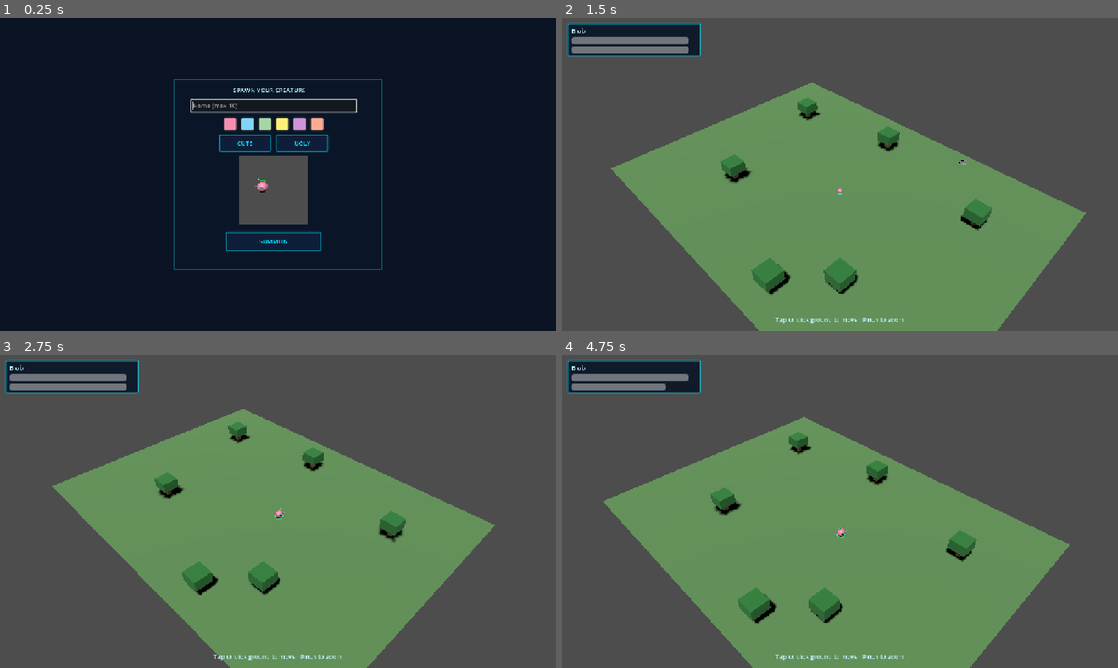
Above: before the commit, frames 1-4 (two rows, left to right).
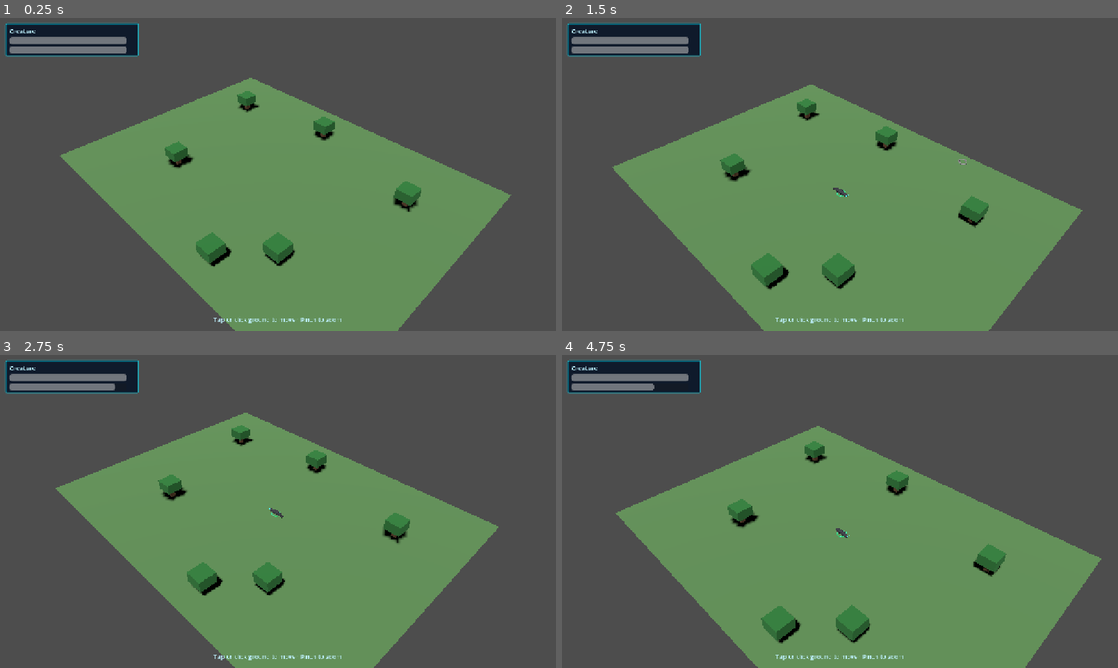
Above: after the commit, the same moments.

Repository: melqudsi/Creature
Game: Godot game, scene res://scenes/main.tscn
The game is run twice, just before and just after one commit, with the same random seed, the same clock (stepped at 60 frames per second) and the same inputs. Before the commit the project starts from res://scenes/ui/creature_create.tscn.
Inputs (mouse positions are in pixels of both pictures, inside the frame that each line leads up to):
- Up to frame 1 (0.25 s): no input
- Up to frame 2 (1.5 s): click (834, 240) at 0.5 s, where only the run before the commit has a clickable "SUMMON"; move the mouse to (962, 158) at 1.27 s; hold S (camera_pan_down) from 1.28 s (still down); click (962, 158) at 1.42 s
- Up to frame 3 (2.75 s): release S (camera_pan_down) at 2 s; drag from (166, 527) to (250, 574) at 2.02 s
- Up to frame 4 (4.75 s): move the mouse to (895, 442) at 2.77 s; hold D (camera_pan_right) 2.78-3.5 s; click (895, 442) at 2.92 s; drag from (812, 574) to (673, 464) at 3.52 s; move the mouse to (1006, 558) at 4.27 s; hold S (camera_pan_down) from 4.28 s (still down); click (1006, 558) at 4.42 s

The runs differ from the first frame. In frame 1, 99% of the frame differs, in the area x 0-100%, y 0-100%; in frame 2, 2.3%; in frame 3, 2.8%; in frame 4, 9.8%.

Commit message:
Boot Godot into default worm and expand agent handoff docs.

Diff:
--- a/creature-godot/project.godot
+++ b/creature-godot/project.godot
@@ -16,7 +16,7 @@
 
 config/name="Creature RTS"
 config/description="SC2-inspired 3D local-first port of Creature"
-run/main_scene="res://scenes/ui/creature_create.tscn"
+run/main_scene="res://scenes/main.tscn"
 config/features=PackedStringArray("4.7", "Forward Plus")
 config/icon="res://icon.svg"
 
--- a/creature-godot/scenes/units/creature.tscn
+++ b/creature-godot/scenes/units/creature.tscn
@@ -1,22 +1,13 @@
-[gd_scene load_steps=8 format=3 uid="uid://creature001"]
+[gd_scene load_steps=5 format=3 uid="uid://creature001"]
 
 [ext_resource type="Script" path="res://scripts/units/creature.gd" id="1_creature"]
-[ext_resource type="Script" path="res://scripts/units/creature_eyes.gd" id="2_eyes"]
 [ext_resource type="Script" path="res://scripts/units/creature_ai.gd" id="3_ai"]
 
-[sub_resource type="SphereMesh" id="SphereMesh_eye"]
-radius = 0.08
-height = 0.16
-
-[sub_resource type="SphereMesh" id="SphereMesh_pupil"]
-radius = 0.035
-height = 0.07
-
 [sub_resource type="TorusMesh" id="TorusMesh_ring"]
-inner_radius = 0.35
-outer_radius = 0.42
-rings = 16
-ring_segments = 32
+inner_radius = 0.22
+outer_radius = 0.28
+rings = 12
+ring_segments = 24
 
 [sub_resource type="BoxMesh" id="BoxMesh_hbar"]
 size = Vector3(0.6, 0.06, 0.02)
@@ -24,58 +15,16 @@
 [node name="Creature" type="Node3D"]
 script = ExtResource("1_creature")
 
-[node name="Body" type="MeshInstance3D" parent="."]
-transform = Transform3D(1, 0, 0, 0, 1, 0, 0, 0, 1, 0, 0.35, 0)
-
-[node name="Fangs" type="Node3D" parent="Body"]
-visible = false
-
-[node name="FangL" type="MeshInstance3D" parent="Body/Fangs"]
-transform = Transform3D(0.7, 0, 0, 0, 1, 0, 0, 0, 0.7, -0.12, -0.05, 0.18)
-mesh = SubResource("BoxMesh_hbar")
-
-[node name="FangR" type="MeshInstance3D" parent="Body/Fangs"]
-transform = Transform3D(0.7, 0, 0, 0, 1, 0, 0, 0, 0.7, 0.12, -0.05, 0.18)
-mesh = SubResource("BoxMesh_hbar")
-
-[node name="Eyes" type="Node3D" parent="."]
-transform = Transform3D(1, 0, 0, 0, 1, 0, 0, 0, 1, 0, 0.45, 0.28)
-script = ExtResource("2_eyes")
-
-[node name="LeftEye" type="Node3D" parent="Eyes"]
-transform = Transform3D(1, 0, 0, 0, 1, 0, 0, 0, 1, -0.14, 0, 0)
-
-[node name="White" type="MeshInstance3D" parent="Eyes/LeftEye"]
-mesh = SubResource("SphereMesh_eye")
-
-[node name="Pupil" type="MeshInstance3D" parent="Eyes/LeftEye"]
-transform = Transform3D(1, 0, 0, 0, 1, 0, 0, 0, 1, 0, 0, 0.04)
-mesh = SubResource("SphereMesh_pupil")
-
-[node name="Lid" type="MeshInstance3D" parent="Eyes/LeftEye"]
-transform = Transform3D(1, 0, 0, 0, 0.15, 0, 0, 0, 1, 0, 0.06, 0.05)
-mesh = SubResource("BoxMesh_hbar")
-
-[node name="RightEye" type="Node3D" parent="Eyes"]
-transform = Transform3D(1, 0, 0, 0, 1, 0, 0, 0, 1, 0.14, 0, 0)
-
-[node name="White" type="MeshInstance3D" parent="Eyes/RightEye"]
-mesh = SubResource("SphereMesh_eye")
-
-[node name="Pupil" type="MeshInstance3D" parent="Eyes/RightEye"]
-transform = Transform3D(1, 0, 0, 0, 1, 0, 0, 0, 1, 0, 0, 0.04)
-mesh = SubResource("SphereMesh_pupil")
-
-[node name="Lid" type="MeshInstance3D" parent="Eyes/RightEye"]
-transform = Transform3D(1, 0, 0, 0, 0.15, 0, 0, 0, 1, 0, 0.06, 0.05)
-mesh = SubResource("BoxMesh_hbar")
+[node name="Body" type="Node3D" parent="."]
 
 [node name="SelectionRing" type="MeshInstance3D" parent="."]
-transform = Transform3D(1, 0, 0, 0, 1, 0, 0, 0, 1, 0, 0.04, 0)
+transform = Transform3D(1, 0, 0, 0, 1, 0, 0, 0, 1, 0, 0.03, 0)
+visible = false
 mesh = SubResource("TorusMesh_ring")
 
 [node name="HealthBar" type="Node3D" parent="."]
-transform = Transform3D(1, 0, 0, 0, 1, 0, 0, 0, 1, 0, 0.85, 0)
+visible = false
+transform = Transform3D(1, 0, 0, 0, 1, 0, 0, 0, 1, 0, 0.55, 0)
 
 [node name="Back" type="MeshInstance3D" parent="HealthBar"]
 mesh = SubResource("BoxMesh_hbar")
@@ -85,7 +34,7 @@
 mesh = SubResource("BoxMesh_hbar")
 
 [node name="SleepFX" type="Node3D" parent="."]
-transform = Transform3D(1, 0, 0, 0, 1, 0, 0, 0, 1, 0, 1.0, 0)
+transform = Transform3D(1, 0, 0, 0, 1, 0, 0, 0, 1, 0, 0.45, 0)
 visible = false
 
 [node name="Z1" type="Label3D" parent="SleepFX"]
--- a/creature-godot/scripts/autoload/game_state.gd
+++ b/creature-godot/scripts/autoload/game_state.gd
@@ -15,6 +15,8 @@
 func _ready() -> void:
 	for pos in GameConfig.TREE_POSITIONS:
 		blocked_tiles.append(pos)
+	if player_data.is_empty():
+		player_data = GameConfig.default_player_data()
 
 func register_creature(creature: Creature, data: Dictionary, is_player: bool = false) -> void:
 	var id: String = data.get("id", str(creature.get_instance_id()))
--- a/creature-godot/scripts/camera/rts_camera.gd
+++ b/creature-godot/scripts/camera/rts_camera.gd
@@ -4,15 +4,17 @@
 @export var follow_smooth := 8.0
 @export var edge_pan_speed := 12.0
 @export var edge_margin := 18
-@export var zoom_min := 5.0
-@export var zoom_max := 32.0
+@export var zoom_min := 8.0
+@export var zoom_max := 40.0
 @export var zoom_step := 1.0
 @export var pinch_zoom_sensitivity := 1.0
 
 const TAP_MOVE_THRESHOLD := 24.0
+const CAMERA_PITCH := deg_to_rad(38.0)
+const CAMERA_YAW := deg_to_rad(45.0)
 
 var _focus := Vector3.ZERO
-var _desired_distance := 14.0
+var _desired_distance := 22.0
 var _active_touches: Dictionary = {}
 var _touch_start := Vector2.ZERO
 var _touch_moved := false
@@ -26,7 +28,6 @@
 func _ready() -> void:
 	projection = PROJECTION_PERSPECTIVE
 	fov = 42.0
-	rotation_degrees = Vector3(-54, 45, 0)
 	_update_position(true)
 
 func bind_world_map(world_map: WorldMap) -> void:
@@ -132,6 +133,13 @@
 
 func _apply_zoom(delta: float) -> void:
 	_desired_distance = clampf(_desired_distance + delta, zoom_min, zoom_max)
+
+func _camera_offset() -> Vector3:
+	var cp := cos(CAMERA_PITCH)
+	var sp := sin(CAMERA_PITCH)
+	var sy := sin(CAMERA_YAW)
+	var cy := cos(CAMERA_YAW)
+	return Vector3(sy * cp, sp, cy * cp) * _desired_distance
 
 func _process(delta: float) -> void:
 	if follow_target and is_instance_valid(follow_target):
@@ -178,9 +186,9 @@
 	_focus.z = clampf(_focus.z, 2.0, half_h * 2.0 - 2.0)
 
 func _update_position(_snap: bool) -> void:
-	var offset := Vector3(12, _desired_distance, 12)
-	global_position = _focus + offset
-	look_at(_focus + Vector3(0, 0.3, 0), Vector3.UP)
+	var look_target := _focus + Vector3(0, 0.25, 0)
+	global_position = look_target + _camera_offset()
+	look_at(look_target, Vector3.UP)
 
 func _handle_ground_click(screen_pos: Vector2) -> void:
 	if not follow_target or not follow_target.has_method("set_move_target"):
--- a/creature-godot/scripts/config.gd
+++ b/creature-godot/scripts/config.gd
@@ -21,6 +21,9 @@
 
 const NAME_MAX_LEN := 10
 
+const DEFAULT_CREATURE_COLOR := Color(0.22, 0.22, 0.26, 1.0)
+const DEFAULT_CREATURE_NAME := "Creature"
+
 const TREE_POSITIONS: Array[Vector2i] = [
 	Vector2i(3, 3), Vector2i(16, 4), Vector2i(5, 10),
 	Vector2i(14, 11), Vector2i(9, 2), Vector2i(12, 13),
@@ -31,6 +34,20 @@
 	Color("#fff176"), Color("#ce93d8"), Color("#ffab91"),
 ]
 
+static func default_player_data() -> Dictionary:
+	return {
+		"id": "local_player",
+		"name": DEFAULT_CREATURE_NAME,
+		"color": DEFAULT_CREATURE_COLOR,
+		"appearance": "worm",
+		"x": MAP_W / 2,
+		"y": MAP_H / 2,
+		"health": 100,
+		"stamina": 10,
+		"size_level": 1,
+		"is_player": true,
+	}
+
 ## Future Supabase (Phase 5)
 const SUPABASE_URL := "https://gimlaqcnfdbzwdaitfec.supabase.co"
 const SUPABASE_ANON_KEY := "sb_publishable_k7dql39Flel10idLrETV_g_u-JMYczq"
--- a/creature-godot/scripts/units/creature.gd
+++ b/creature-godot/scripts/units/creature.gd
@@ -1,19 +1,28 @@
 class_name Creature
 extends Node3D
 
-@onready var body_mesh: MeshInstance3D = $Body
-@onready var fangs: Node3D = $Body/Fangs
-@onready var eyes: CreatureEyes = $Eyes
+@onready var body_root: Node3D = $Body
 @onready var selection_ring: MeshInstance3D = $SelectionRing
 @onready var health_bar: Node3D = $HealthBar
 @onready var health_fill: MeshInstance3D = $HealthBar/Fill
 @onready var sleep_fx: Node3D = $SleepFX
 @onready var spawn_fx: Node3D = $SpawnFX
 
+const SEGMENT_ROT := Vector3(90, 0, 0)
+
+# Capsules laid horizontally along +Z (head at front). Overlap hides gaps.
+const SEGMENT_SPECS: Array[Dictionary] = [
+	{"z": 0.38, "radius": 0.1, "length": 0.3, "shade": 1.06},
+	{"z": 0.16, "radius": 0.13, "length": 0.34, "shade": 1.0},
+	{"z": -0.08, "radius": 0.14, "length": 0.36, "shade": 0.97},
+	{"z": -0.32, "radius": 0.12, "length": 0.32, "shade": 0.92},
+	{"z": -0.5, "radius": 0.07, "length": 0.22, "shade": 0.86},
+]
+
 var creature_id: String = ""
-var creature_name: String = "Blob"
-var creature_color: Color = Color.PINK
-var appearance: String = "cute"
+var creature_name: String = "Creature"
+var creature_color: Color = GameConfig.DEFAULT_CREATURE_COLOR
+var appearance: String = "worm"
 var grid_pos := Vector2(8, 6)
 var health := 100
 var stamina := 10
@@ -31,32 +40,22 @@
 var _walk_phase := 0.0
 var _spawn_t := 0.0
 var _breath_phase := 0.0
+var _body_scale := 1.0
+var _segments: Array[MeshInstance3D] = []
+var _eyes: Array[MeshInstance3D] = []
 
 func _ready() -> void:
-	selection_ring.visible = false
-	if selection_ring:
-		var rmat := StandardMaterial3D.new()
-		rmat.albedo_color = Color(0.1, 1.0, 0.35, 0.85)
-		rmat.emission_enabled = true
-		rmat.emission = Color(0.1, 0.8, 0.3)
-		rmat.transparency = BaseMaterial3D.TRANSPARENCY_ALPHA
-		selection_ring.material_override = rmat
+	_style_selection_ring()
 	sleep_fx.visible = false
 	spawn_fx.visible = false
-	if health_bar:
-		health_bar.visible = not is_player
-	if creature_id == "preview":
-		selection_ring.visible = false
-		if health_bar:
-			health_bar.visible = false
-		position = Vector3(0, 0.35, 0)
+	health_bar.visible = false
 
 func setup(data: Dictionary) -> void:
 	creature_id = data.get("id", str(get_instance_id()))
 	set_meta("creature_id", creature_id)
-	creature_name = str(data.get("name", "Blob")).substr(0, GameConfig.NAME_MAX_LEN)
-	creature_color = data.get("color", Color.PINK)
-	appearance = data.get("appearance", "cute")
+	creature_name = str(data.get("name", GameConfig.DEFAULT_CREATURE_NAME)).substr(0, GameConfig.NAME_MAX_LEN)
+	creature_color = data.get("color", GameConfig.DEFAULT_CREATURE_COLOR)
+	appearance = "worm"
 	grid_pos = Vector2(data.get("x", 8.0), data.get("y", 6.0))
 	health = int(data.get("health", 100))
 	stamina = int(data.get("stamina", 10))
@@ -66,9 +65,7 @@
 	_apply_appearance()
 	_update_transform(true)
 	_update_health_bar()
-	if eyes:
-		eyes.setup(is_player, self)
-		eyes.set_asleep(is_asleep)
+	health_bar.visible = false
 	selection_ring.visible = is_player
 	if is_player:
 		is_spawning = true
@@ -78,85 +75,174 @@
 	if creature_id != "preview" and creature_id != "portrait":
 		GameState.register_creature(self, data, is_player)
 
+func _style_selection_ring() -> void:
+	if not selection_ring:
+		return
+	selection_ring.visible = false
+	var rmat := StandardMaterial3D.new()
+	rmat.albedo_color = Color(0.15, 0.95, 0.45, 0.55)
+	rmat.emission_enabled = true
+	rmat.emission = Color(0.1, 0.75, 0.35)
+	rmat.transparency = BaseMaterial3D.TRANSPARENCY_ALPHA
+	rmat.cull_mode = BaseMaterial3D.CULL_DISABLED
+	selection_ring.material_override = rmat
+
 func _apply_appearance() -> void:
-	if not body_mesh:
-		return
+	if not body_root:
+		return
+	_clear_body_children()
+	_segments.clear()
+	_eyes.clear()
+	_body_scale = 0.92 + (size_level - 1) * 0.08
+	body_root.rotation_degrees = Vector3.ZERO
+	body_root.position = Vector3.ZERO
+	body_root.scale = Vector3.ONE * _body_scale
+	for spec in SEGMENT_SPECS:
+		_segments.append(_add_segment(spec))
+	_add_alien_eyes()
+	_reset_body_pose()
+
+func _clear_body_children() -> void:
+	for ch in body_root.get_children():
+		body_root.remove_child(ch)
+		ch.queue_free()
+
+func _segment_rest_position(spec: Dictionary) -> Vector3:
+	return Vector3(0.0, spec.radius * 0.92, spec.z)
+
+func _add_segment(spec: Dictionary) -> MeshInstance3D:
+	var mesh_inst := MeshInstance3D.new()
+	var capsule := CapsuleMesh.new()
+	capsule.radius = spec.radius
+	capsule.height = maxf(spec.length, spec.radius * 2.4)
+	mesh_inst.mesh = capsule
+	mesh_inst.rotation_degrees = SEGMENT_ROT
+	mesh_inst.position = _segment_rest_position(spec)
+	var shade: float = spec.shade
 	var mat := StandardMaterial3D.new()
-	mat.albedo_color = creature_color
-	mat.roughness = 0.55
-	mat.metallic = 0.15
-	body_mesh.material_override = mat
-	if fangs:
-		fangs.visible = appearance == "ugly"
-	if appearance == "cute":
-		body_mesh.mesh = _make_cute_mesh()
-	else:
-		body_mesh.mesh = _make_ugly_mesh()
-	var s := 0.55 + (size_level - 1) * 0.08
-	scale = Vector3.ONE * s
-
-func _make_cute_mesh() -> SphereMesh:
-	var m := SphereMesh.new()
-	m.radius = 0.38
-	m.height = 0.72
-	return m
-
-func _make_ugly_mesh() -> BoxMesh:
-	var m := BoxMesh.new()
-	m.size = Vector3(0.72, 0.55, 0.62)
-	return m
+	var base := creature_color
+	mat.albedo_color = Color(
+		base.r * shade,
+		base.g * shade,
+		base.b * shade,
+		1.0
+	)
+	mat.roughness = 0.82
+	mat.metallic = 0.02
+	mat.rim_enabled = true
+	mat.rim = 0.25
+	mat.rim_tint = 0.35
+	body_root.add_child(mesh_inst)
+	mesh_inst.material_override = mat
+	return mesh_inst
+
+func _add_alien_eyes() -> void:
+	if _segments.is_empty():
+		return
+	var head_spec: Dictionary = SEGMENT_SPECS[0]
+	var head_z: float = head_spec.z
+	var head_y: float = head_spec.radius * 0.92
+	for side in [-1.0, 1.0]:
+		var eye := MeshInstance3D.new()
+		var sphere := SphereMesh.new()
+		sphere.radius = 0.04
+		sphere.height = 0.08
+		eye.mesh = sphere
+		eye.position = Vector3(side * 0.075, head_y + 0.05, head_z + 0.14)
+		var mat := StandardMaterial3D.new()
+		mat.albedo_color = Color(0.12, 0.85, 0.78)
+		mat.emission_enabled = true
+		mat.emission = Color(0.08, 0.55, 0.5)
+		mat.emission_energy_multiplier = 1.8
+		eye.material_override = mat
+		body_root.add_child(eye)
+		_eyes.append(eye)
+
+func _reset_body_pose() -> void:
+	if not body_root:
+		return
+	body_root.rotation_degrees = Vector3.ZERO
+	body_root.position = Vector3.ZERO
+	body_root.scale = Vector3.ONE * _body_scale
+	for i in _segments.size():
+		var seg := _segments[i]
+		var spec: Dictionary = SEGMENT_SPECS[i]
+		seg.position = _segment_rest_position(spec)
+		seg.rotation_degrees = SEGMENT_ROT
+	for eye in _eyes:
+		eye.scale = Vector3.ONE
+	rotation.x = 0.0
+
+func _apply_slither(_delta: float) -> void:
+	if _segments.is_empty():
+		return
+	var wave := sin(_walk_phase * 5.5)
+	for i in _segments.size():
+		var seg := _segments[i]
+		var spec: Dictionary = SEGMENT_SPECS[i]
+		var phase := _walk_phase * 5.5 + float(i) * 0.85
+		var wiggle := sin(phase)
+		var ripple := cos(phase * 0.7)
+		var rest := _segment_rest_position(spec)
+		seg.position = Vector3(
+			ripple * 0.02,
+			rest.y + abs(wiggle) * 0.012,
+			rest.z + wiggle * 0.035
+		)
+		seg.rotation_degrees = SEGMENT_ROT + Vector3(wiggle * 7.0, ripple * 5.0, 0)
+	body_root.position.y = abs(sin(_walk_phase * 6.0)) * 0.01
+	rotation.x = wave * 0.04
 
 func _process(delta: float) -> void:
 	if is_spawning:
 		_spawn_t += delta
 		var p := clampf(_spawn_t / 1.2, 0.0, 1.0)
 		var emerge := clampf((p - 0.35) / 0.65, 0.0, 1.0)
-		var s := (0.55 + (size_level - 1) * 0.08) * emerge
-		scale = Vector3.ONE * maxf(0.01, s)
-		position.y = emerge * 0.15
+		scale = Vector3.ONE * maxf(0.01, _body_scale * emerge)
+		position.y = emerge * 0.1
+		if body_root:
+			body_root.position.y = sin(_spawn_t * 8.0) * 0.01 * emerge
 		if p >= 1.0:
 			is_spawning = false
 			spawn_fx.visible = false
 			position.y = 0.0
+			_reset_body_pose()
 		return
 
 	if is_asleep:
 		_breath_phase += delta
-		var breath := sin(_breath_phase * 2.2) * 0.06
-		var base_s := 0.55 + (size_level - 1) * 0.08
-		scale = Vector3.ONE * base_s * (1.0 + breath)
-		rotation.z = sin(_breath_phase * 1.4) * 0.12
+		var breath := sin(_breath_phase * 2.2) * 0.03
+		scale = Vector3.ONE * _body_scale * (1.0 + breath)
+		if body_root:
+			body_root.rotation_degrees = Vector3(0, sin(_breath_phase * 1.4) * 3.0, 0)
 		sleep_fx.visible = true
 	else:
 		sleep_fx.visible = false
-		rotation.z = 0.0
+		rotation.x = 0.0
 
 	if is_moving:
 		_move_t += delta * GameConfig.MOVE_TILES_PER_SEC
 		var t := clampf(_move_t, 0.0, 1.0)
 		var ease := t * t * (3.0 - 2.0 * t)
 		grid_pos = _move_from.lerp(_move_to, ease)
-		_walk_phase += delta * 10.0
+		_walk_phase += delta * 12.0
 		_move_dir = (_move_to - _move_from).normalized()
+		_apply_slither(delta)
 		if t >= 1.0:
 			grid_pos = _move_to
 			is_moving = false
+			_reset_body_pose()
 			spend_stamina(GameConfig.STAMINA_PER_TILE)
 			if is_player:
 				NetworkService.update_creature(creature_id, {"x": grid_pos.x, "y": grid_pos.y, "stamina": stamina})
 	else:
 		_move_dir = Vector2.ZERO
+		if not is_asleep:
+			_reset_body_pose()
 		if not is_asleep and _move_target.x >= 0:
 			_try_step_toward_target()
 
 	_update_transform(false)
-	if eyes:
-		eyes.set_move_dir(_move_dir)
-		eyes.set_asleep(is_asleep)
-		var others: Array = []
-		for id in GameState.creatures:
-			others.append(GameState.creatures[id])
-		eyes.update_eyes(delta, others)
 
 	if is_player and not is_moving:
 		GameState.tick_player_stamina(delta, false)
@@ -233,8 +319,6 @@
 	if size_level > 1:
 		size_level -= 1
 		_apply_appearance()
-	if eyes:
-		eyes.set_asleep(true)
 	if is_player:
 		NetworkService.update_creature(creature_id, {"is_asleep": true, "size_level": size_level})
 
@@ -242,8 +326,6 @@
 	if not is_asleep:
 		return
 	is_asleep = false
-	if eyes:
-		eyes.set_asleep(false)
 	if is_player:
 		NetworkService.update_creature(creature_id, {"is_asleep": false})
 
--- a/creature-godot/scripts/world/world_map.gd
+++ b/creature-godot/scripts/world/world_map.gd
@@ -65,18 +65,12 @@
 func _spawn_player() -> void:
 	var data := GameState.player_data
 	if data.is_empty():
-		data = {
-			"id": "local_player",
-			"name": "Blob",
-			"color": GameConfig.CREATURE_COLORS[0],
-			"appearance": "cute",
-			"x": GameConfig.MAP_W / 2,
-			"y": GameConfig.MAP_H / 2,
-			"is_player": true,
-		}
+		data = GameConfig.default_player_data()
+		GameState.player_data = data
 	var player: Creature = CREATURE_SCENE.instantiate() as Creature
 	creatures_root.add_child(player)
 	player.setup(data)
+	NetworkService.create_creature(data)
 
 func get_player_creature() -> Creature:
 	return GameState.player_creature
Not shown, changed: README.md
Not shown, changed: creature-godot/README.md
Not shown, changed: creature-godot/docs/godot-porting-notes.md
Not shown, changed: creature-godot/web/index.html
Not shown, changed: creature-godot/web/index.pck
Not shown, changed: creature-godot/web/index.service.worker.js
